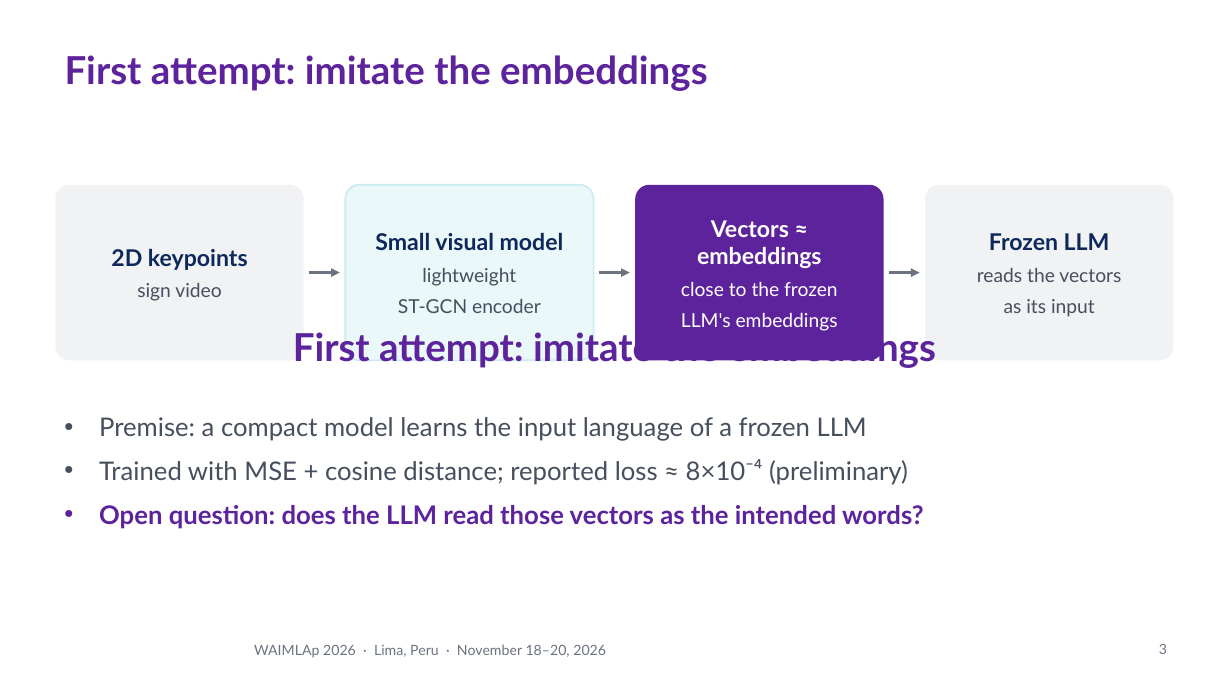
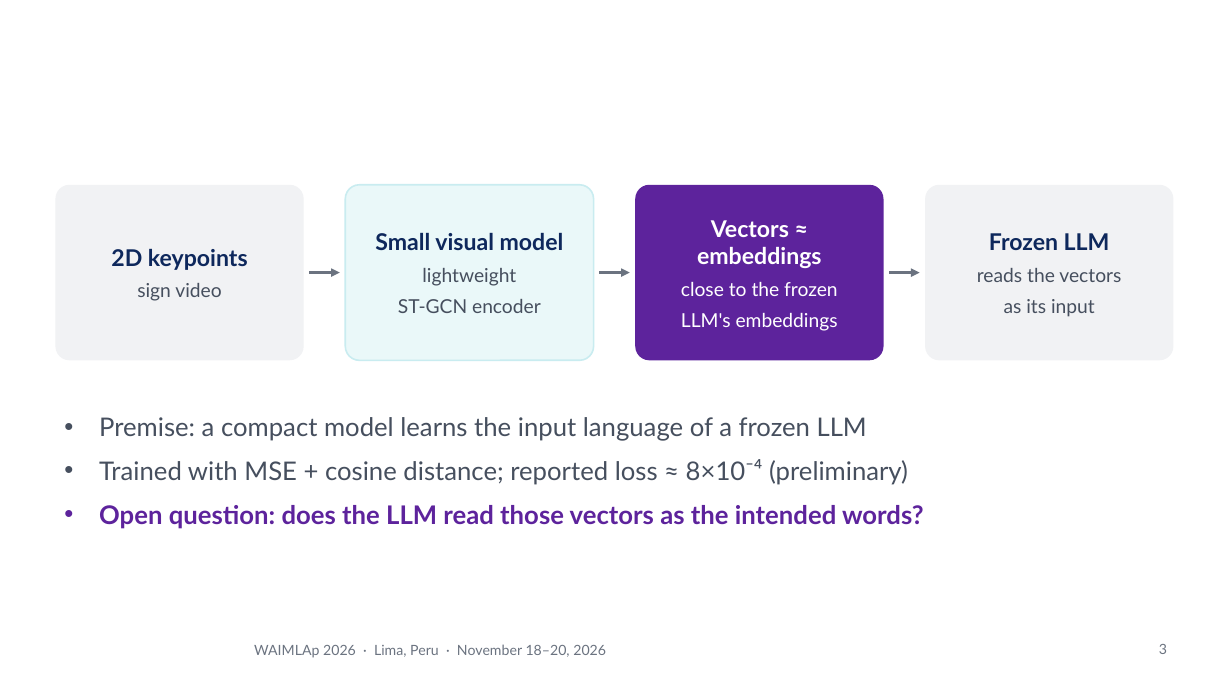
Before and after one commit to Percep3/Imitator, a slide deck: slide 3 of presentation/waimlap2026/imitator_waimlap2026.pptx. Drawn at 1232x693 pixels with LibreOffice and Linux fonts; fonts in the diff are those of the drawing; background and template pictures are left out. Boxes give left, top, right and bottom in pixels: in the first picture for what was removed or moved away, otherwise in the second. Text is boxed around its words. In the diff, an @@ line names an element or a change of style, - is before the commit and + after.

```diff
--- a/presentation/waimlap2026/imitator_waimlap2026.pptx
+++ b/presentation/waimlap2026/imitator_waimlap2026.pptx
@@ title removed at box(65, 55, 707, 91) @@
-First attempt: imitate the embeddings
@@ text removed at box(293, 328, 935, 369) @@
-First attempt: imitate the embeddings
```
Also in this commit, not shown: 2 other slides changed, 1 slide added, 1 slide removed, 4 other files.
